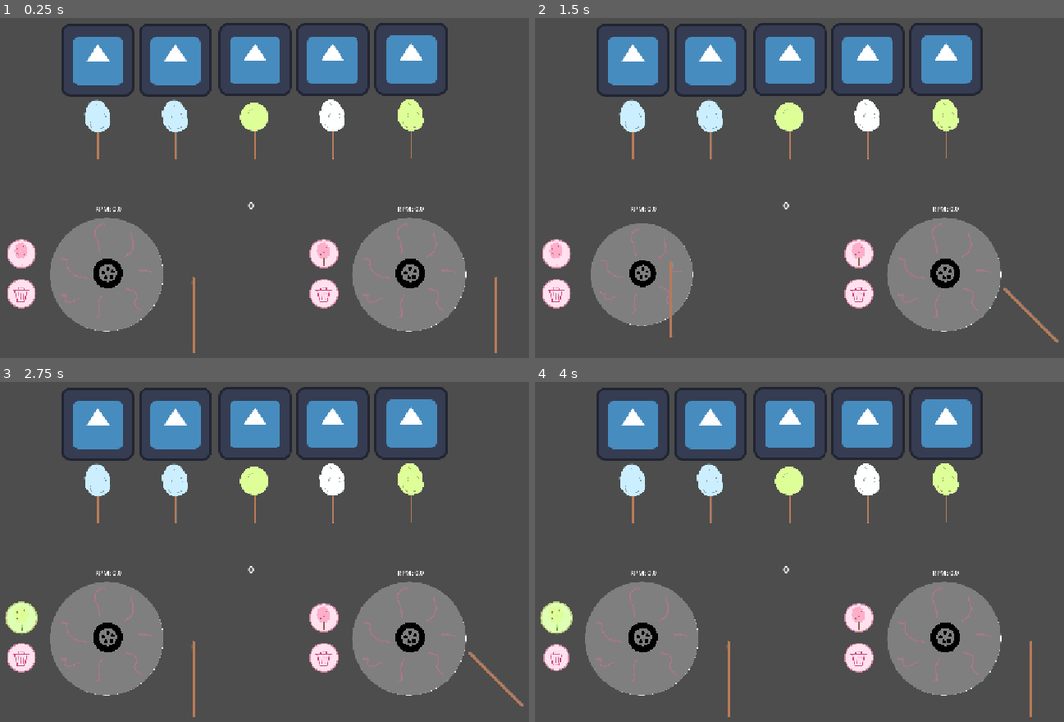
Above: before the commit, frames 1-4 (two rows, left to right).
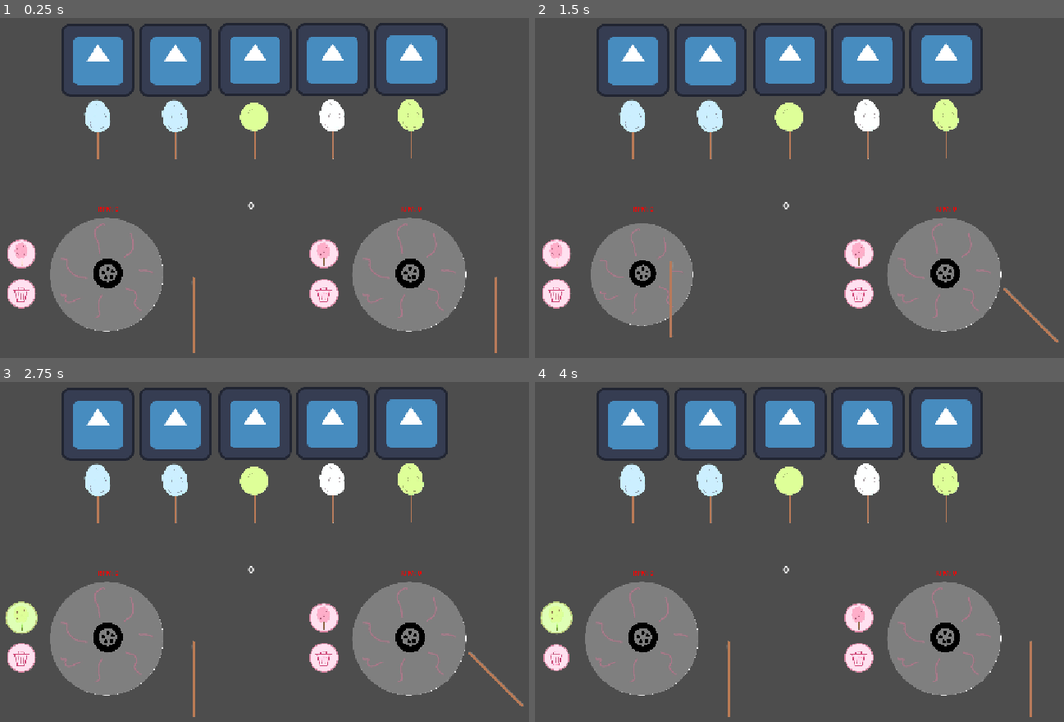
Above: after the commit, the same moments.

Repository: BionicMango/GodotGame1
Game: Godot game, scene res://scenes/Main.tscn
The game is run twice, just before and just after one commit, with the same random seed, the same clock (stepped at 60 frames per second) and the same inputs. The engine's default icon, where the game draws it, is replaced by a stand-in: a white triangle on a blue panel in a dark square.
Inputs (mouse positions are in pixels of both pictures, inside the frame that each line leads up to):
- Up to frame 1 (0.25 s): no input
- Up to frame 2 (1.5 s): tap Enter at 0.5 s; drag from (640, 276) to (942, 276) at 0.52 s; tap Space at 1.25 s; drag from (730, 300) to (556, 252) at 1.27 s
- Up to frame 3 (2.75 s): move the mouse to (21, 616) at 2.02 s; hold Right (ui_right) from 2.03 s (still down); click (21, 616) at 2.17 s
- Up to frame 4 (4 s): release Right (ui_right) at 2.75 s; tap Enter at 2.75 s; drag from (556, 657) to (942, 640) at 2.77 s; tap Space at 3.5 s; drag from (942, 637) to (556, 616) at 3.52 s

The runs differ from the first frame. In frame 1, 0.1% of the frame differs, in the area x 18-81%, y 55-58%; in frame 2, 0.1%; in frame 3, 0.1%; in frame 4, 0.1%.

Commit message:
Updated RPM & Added Timer
RPM is now rounded to the nearest integer; it is now color-coded.

Diff:
--- a/game-1/scenes/Main.tscn
+++ b/game-1/scenes/Main.tscn
@@ -6,7 +6,7 @@
 
 [node name="Node2D" type="Node2D" unique_id=2060320370 node_paths=PackedStringArray("ScoreLabel", "Setups")]
 script = ExtResource("1_0bbpv")
-ScoreLabel = NodePath("RichTextLabel")
+ScoreLabel = NodePath("ScoreLabel")
 Setups = [NodePath("Setup1"), NodePath("Setup2")]
 
 [node name="Setup1" parent="." unique_id=1777764328 instance=ExtResource("1_elqb8")]
@@ -32,8 +32,10 @@
 [node name="SeriousClient5" parent="." unique_id=926190491 instance=ExtResource("2_rvslj")]
 position = Vector2(543, 77)
 
-[node name="RichTextLabel" type="RichTextLabel" parent="." unique_id=1405502665]
+[node name="ScoreLabel" type="RichTextLabel" parent="." unique_id=1405502665]
 offset_left = 531.0
 offset_top = 321.0
 offset_right = 571.0
 offset_bottom = 361.0
+
+[node name="Timer" type="Timer" parent="." unique_id=384985655]
--- a/game-1/scenes/cotton_candy_setup.tscn
+++ b/game-1/scenes/cotton_candy_setup.tscn
@@ -40,7 +40,7 @@
 scale = Vector2(0.5, 0.5)
 Puff = NodePath("../Puff")
 
-[node name="Rpm" type="Label" parent="." unique_id=189479314]
+[node name="Rpm" type="Label" parent="." unique_id=189479314 node_paths=PackedStringArray("Machine")]
 anchors_preset = 8
 anchor_left = 0.5
 anchor_top = 0.5
@@ -53,4 +53,5 @@
 grow_horizontal = 2
 grow_vertical = 2
 script = ExtResource("3_vcsgt")
+Machine = NodePath("../RecordPlayer")
 metadata/_edit_use_anchors_ = true
--- a/game-1/scripts/tempo.gd
+++ b/game-1/scripts/tempo.gd
@@ -1,7 +1,16 @@
 extends Label
-@onready var machine = $"../RecordPlayer";
+@export var Machine: StaticBody2D;
 
 var v_rpm: float;
 
+func update_color():
+	if Machine.desired_rpm < Machine.rpm - 150:
+		add_theme_color_override("font_color", Color.ORANGE);
+	elif Machine.desired_rpm > Machine.rpm + 150:
+		add_theme_color_override("font_color", Color.RED);
+	else:
+		add_theme_color_override("font_color", Color.GREEN);
+
 func _process(_delta: float) -> void:
-	text = 'RPM: ' + str(machine.rpm);
+	text = 'RPM: ' + str(int(round(Machine.rpm)));
+	update_color();
Not shown, changed: game-1/export_presets.cfg
